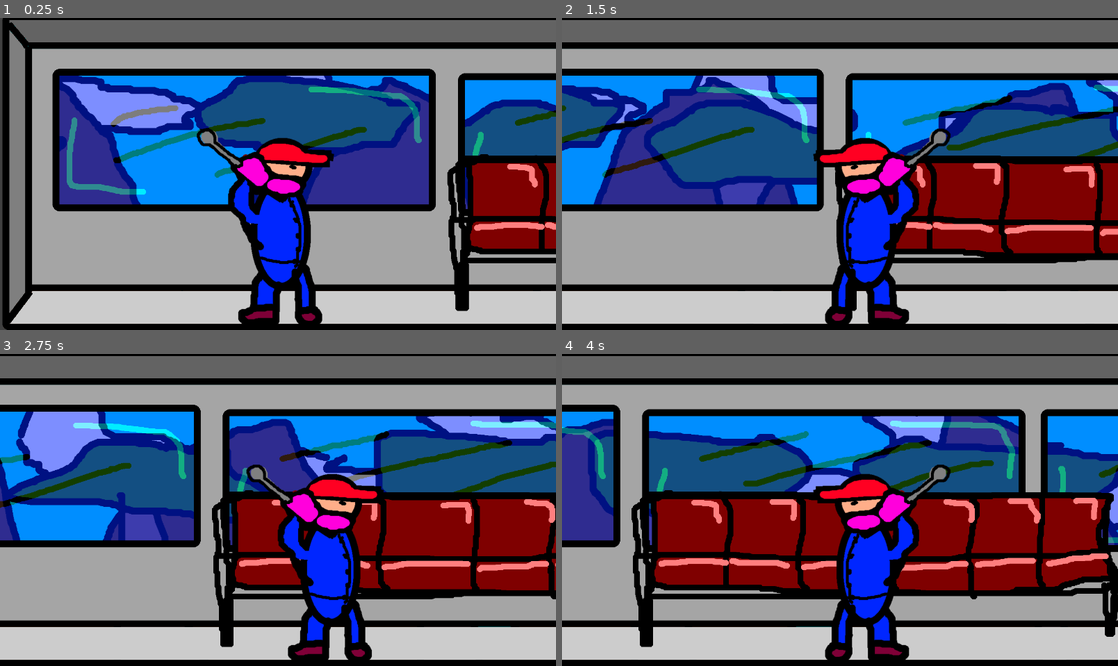
Above: before the commit, frames 1-4 (two rows, left to right).
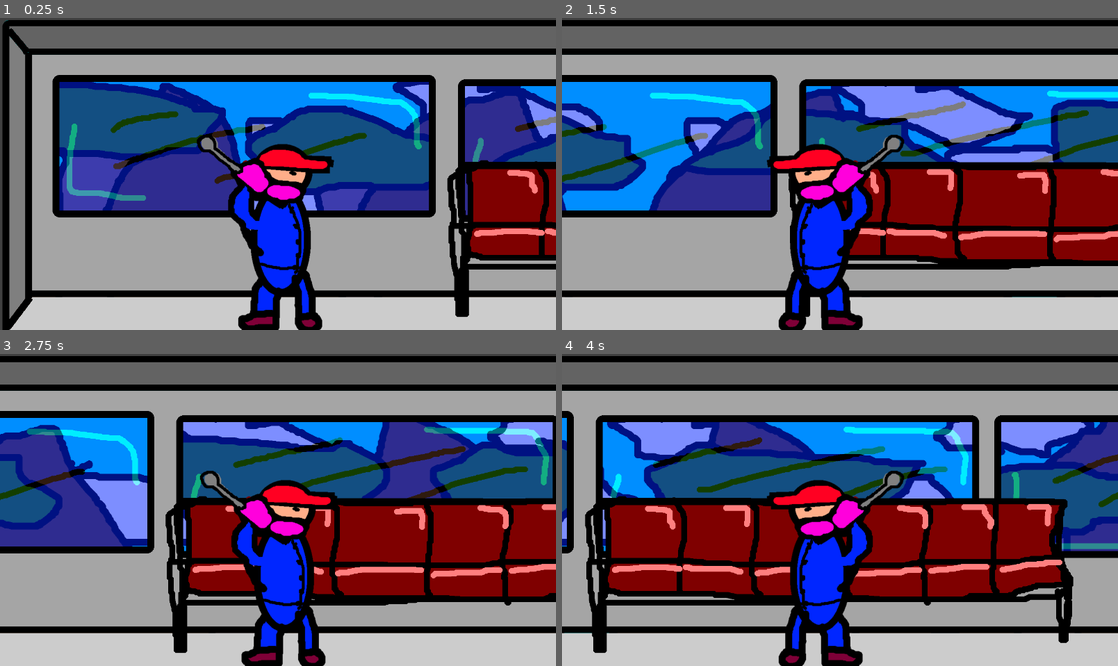
Above: after the commit, the same moments.

Repository: GoblinsGaming/lostrelicgame
Game: Godot game, scene res://Main.tscn
The game is run twice, just before and just after one commit, with the same random seed, the same clock (stepped at 60 frames per second) and the same inputs.
Inputs:
- Up to frame 1 (0.25 s): no input
- Up to frame 2 (1.5 s): hold D (right) 0.53-1.28 s; tap Keypad 0 (drift_camera, bound only after the commit) at 0.6, 1.35 s; hold A (left) from 1.28 s (still down)
- Up to frame 3 (2.75 s): release A (left) at 2.03 s; hold D (right) from 2.03 s (still down); tap Keypad 0 (drift_camera, bound only after the commit) at 2.1 s
- Up to frame 4 (4 s): tap Keypad 0 (drift_camera, bound only after the commit) at 2.85, 3.6 s; release D (right) at 3.53 s; hold A (left) from 3.53 s (still down)

The runs differ from the first frame. In frame 1, 47% of the frame differs, in the area x 0-100%, y 0-100%; in frame 2, 58%; in frame 3, 60%; in frame 4, 61%.

Commit message:
Drifty Camera

Diff:
--- a/Main.tscn
+++ b/Main.tscn
@@ -78,8 +78,11 @@
 position = Vector2( -12, 33 )
 texture = ExtResource( 8 )
 
-[node name="Camera2D" type="Camera2D" parent="PlayerController/Player"]
-position = Vector2( -109, -87 )
+[node name="CameraNode" type="Node2D" parent="PlayerController/Player"]
+
+[node name="Camera2D" type="Camera2D" parent="PlayerController/Player/CameraNode"]
+position = Vector2( -678, -486 )
+anchor_mode = 0
 current = true
 limit_left = 0
 limit_right = 5120
--- a/PlayerController.gd
+++ b/PlayerController.gd
@@ -5,7 +5,12 @@
 # var a = 2
 # var b = "text"
 
+export var is_camera_drifting = false
+
 export var player_speed = 1000
+export var still_camera_drift_speed = 200
+#export var moving_camera_drift_speed = 500
+export var max_camera_drift = 500
 
 # Called when the node enters the scene tree for the first time.
 func _ready():
@@ -19,3 +24,24 @@
 	elif Input.is_action_pressed("left"):
 		$Player.position.x -= player_speed*delta
 		$Player/Sprite.flip_h = true
+	else:
+		drift_camera(delta)
+
+func drift_camera(delta):
+	if Input.is_action_just_pressed("drift_camera"):
+		is_camera_drifting = not is_camera_drifting
+	if Input.is_action_just_pressed("camera_drift_up"):
+		still_camera_drift_speed *= sqrt(2)
+	if Input.is_action_just_pressed("camera_drift_down"):
+		still_camera_drift_speed /= sqrt(2)
+
+	if not is_camera_drifting:
+		$Player/CameraNode.position.x = 0
+		return
+
+	if $Player/Sprite.flip_h:
+		if $Player/CameraNode.position.x > -max_camera_drift:
+			$Player/CameraNode.position.x -= still_camera_drift_speed*delta
+	else:
+		if $Player/CameraNode.position.x < max_camera_drift:
+			$Player/CameraNode.position.x += still_camera_drift_speed*delta
--- a/project.godot
+++ b/project.godot
@@ -32,6 +32,21 @@
 "events": [ Object(InputEventKey,"resource_local_to_scene":false,"resource_name":"","device":0,"alt":false,"shift":false,"control":false,"meta":false,"command":false,"pressed":false,"scancode":68,"physical_scancode":0,"unicode":0,"echo":false,"script":null)
  ]
 }
+drift_camera={
+"deadzone": 0.5,
+"events": [ Object(InputEventKey,"resource_local_to_scene":false,"resource_name":"","device":0,"alt":false,"shift":false,"control":false,"meta":false,"command":false,"pressed":false,"scancode":16777350,"physical_scancode":0,"unicode":0,"echo":false,"script":null)
+ ]
+}
+camera_drift_up={
+"deadzone": 0.5,
+"events": [ Object(InputEventKey,"resource_local_to_scene":false,"resource_name":"","device":0,"alt":false,"shift":false,"control":false,"meta":false,"command":false,"pressed":false,"scancode":16777349,"physical_scancode":0,"unicode":0,"echo":false,"script":null)
+ ]
+}
+camera_drift_down={
+"deadzone": 0.5,
+"events": [ Object(InputEventKey,"resource_local_to_scene":false,"resource_name":"","device":0,"alt":false,"shift":false,"control":false,"meta":false,"command":false,"pressed":false,"scancode":0,"physical_scancode":16777347,"unicode":0,"echo":false,"script":null)
+ ]
+}
 
 [physics]
 
